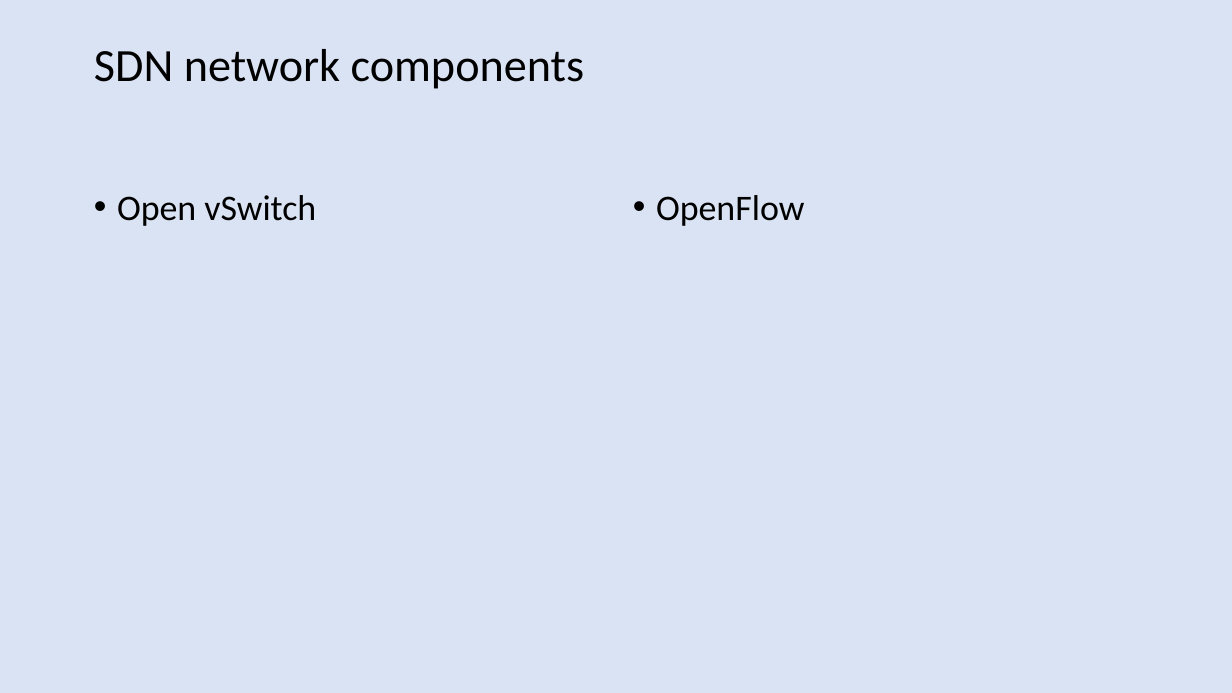
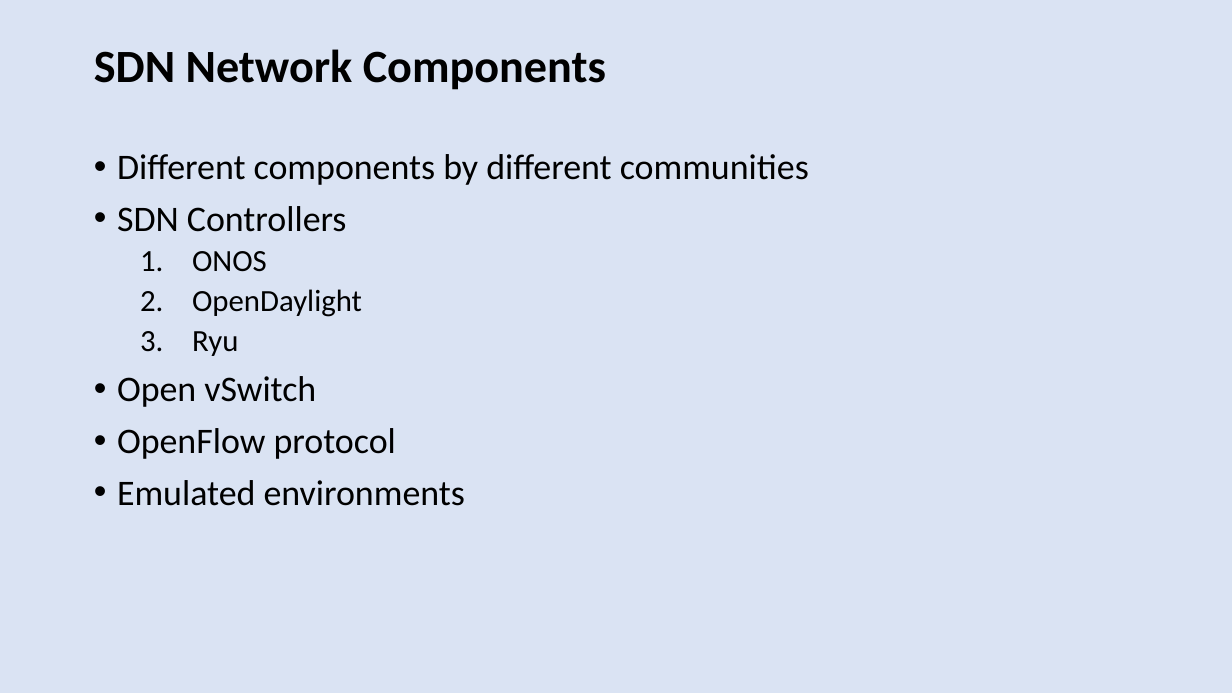
Before and after one commit to harshal-vaze/Software-Defined-Networking-with-ONOS, a slide deck: slide 7 of Thesis.pptx (slide 25 before the commit). Drawn at 1232x693 pixels with LibreOffice and Linux fonts; fonts in the diff are those of the drawing. Boxes give left, top, right and bottom in pixels: in the first picture for what was removed or moved away, otherwise in the second. Text is boxed around its words. In the diff, an @@ line names an element or a change of style, - is before the commit and + after.

```diff
--- a/Thesis.pptx
+++ b/Thesis.pptx
@@ title at <box>94,49,606,90</box>: text changed; bold on @@
-SDN network components
+SDN Network Components
@@ text added at <box>117,154,809,506</box>, 28 pt, text #000000 @@
+• Different components by different communities
+• SDN Controllers
+  1. ONOS
+  2. OpenDaylight
+  3. Ryu
+• Open vSwitch
+• OpenFlow protocol
+• Emulated environments
@@ text removed at <box>117,195,316,226</box> @@
-• Open vSwitch
@@ text removed at <box>656,195,804,226</box> @@
-• OpenFlow
```
Also in this commit, not shown: 16 other slides changed, 3 slides added, 6 slides removed, 1 other file.
